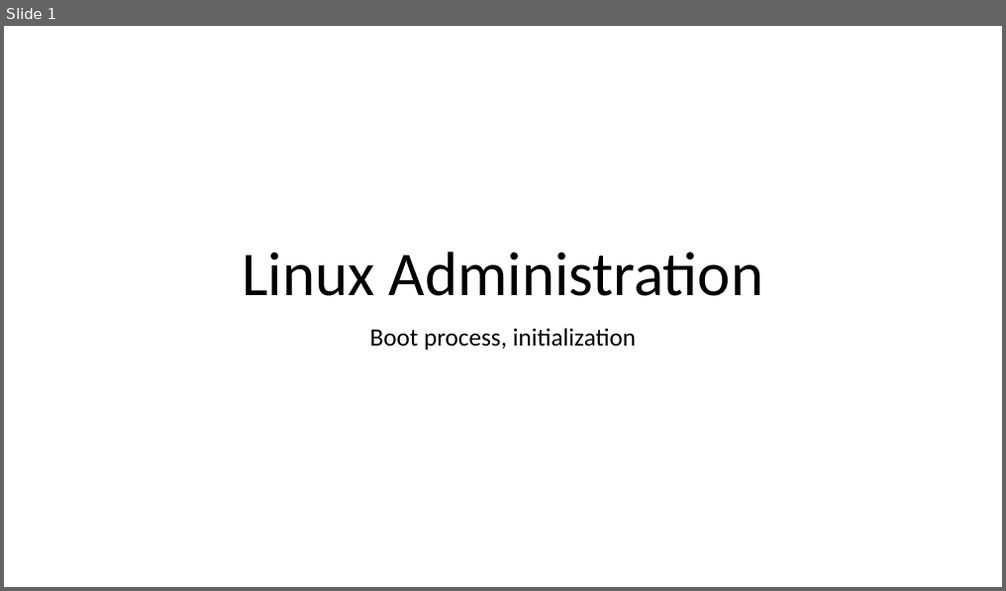
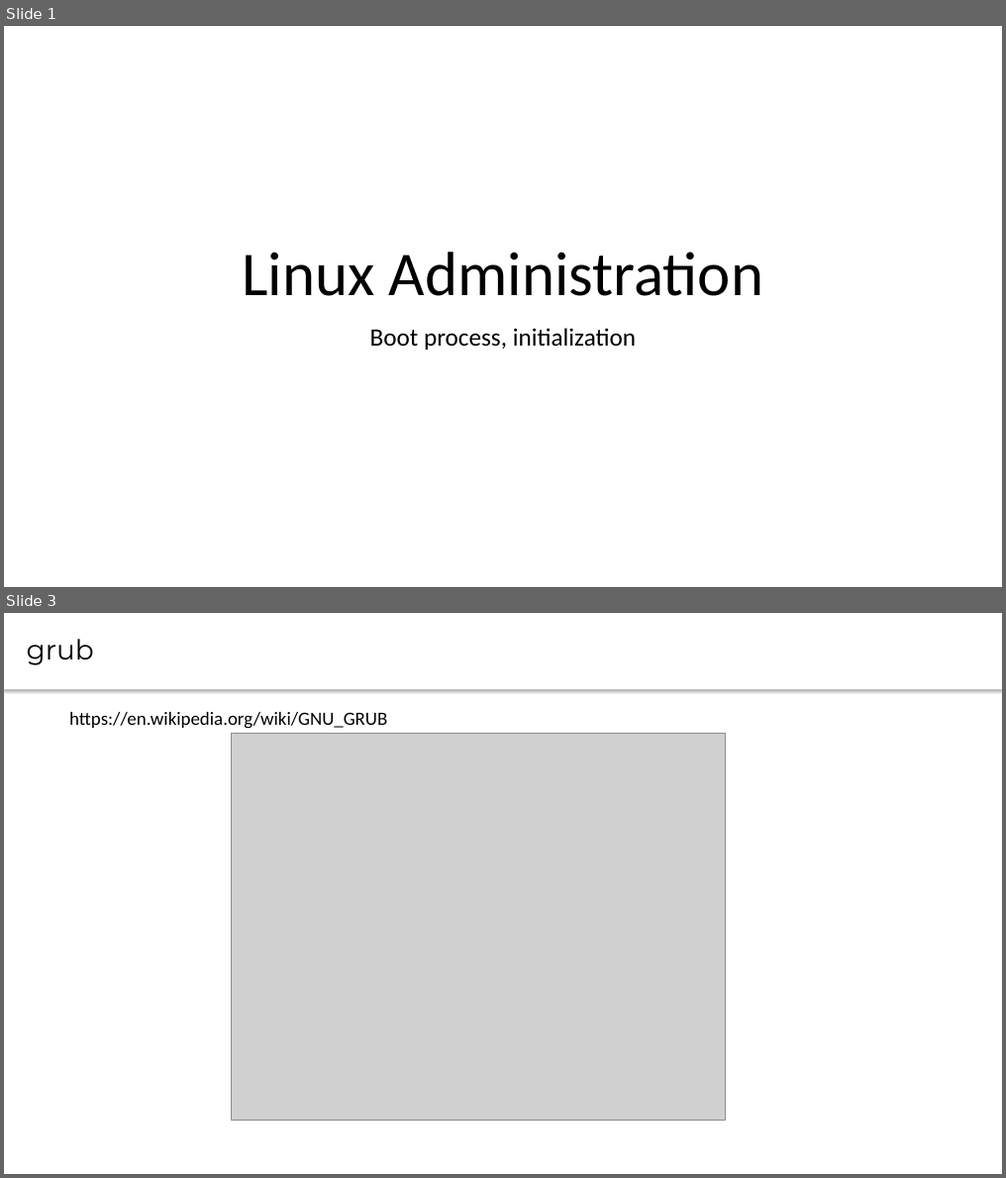
Before and after one commit to CsteerDevops1/lectures_devops2, a slide deck: LinuxAdm/LinuxAdm4.pptx. Shown one above the other, each under a label of ours: slide 1 before the commit, slides 1 and 3 after it; the slides between them are not shown. The pictures are 1006x591 and 1006x1178 pixels, drawn with LibreOffice and Linux fonts; fonts in the diff are those of the drawing; grey boxes stand for pictures. Boxes give left, top, right and bottom in pixels: in the first picture for what was removed or moved away, otherwise in the second. Text is boxed around its words. In the diff, an @@ line names an element or a change of style, - is before the commit and + after.

```diff
--- a/LinuxAdm/LinuxAdm4.pptx
+++ b/LinuxAdm/LinuxAdm4.pptx
@@ slide 3 added at (4, 613, 1002, 1174), background #FFFFFF @@
@@ text added at (4, 613, 1002, 689), fill #FFFFFF, 26.7 pt, text #000000 @@
+grub
@@ text added at (69, 712, 387, 729), 18 pt, text #000000 @@
+https://en.wikipedia.org/wiki/GNU_GRUB
@@ picture added at (231, 734, 726, 1121) @@
```
Also in this commit, not shown: 9 other slides added, 1 slide removed, 1 other file.
